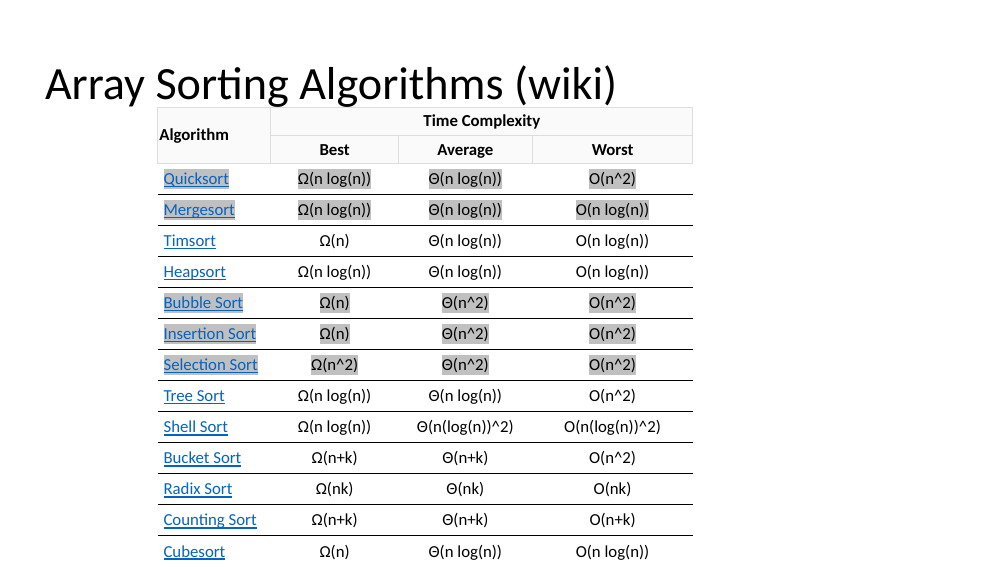
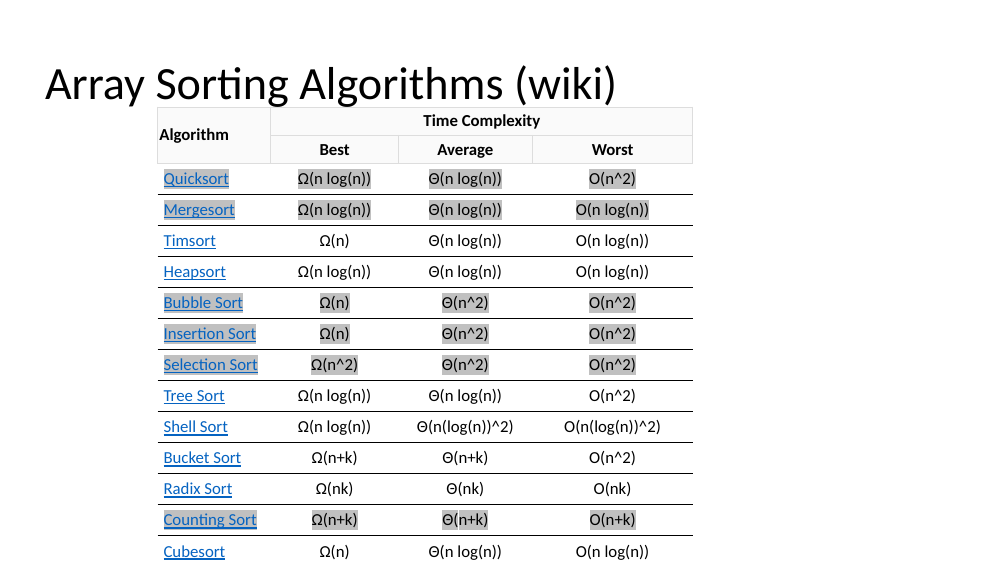
Before and after one commit to ucsd-cse12-w21/ucsd-cse12-w21.github.io, a slide deck: slide 12 of lectures/lecture-14/B00-live-Cao/Lecture 14 - Lecture.pptx. Drawn at 1008x567 pixels with LibreOffice and Linux fonts; fonts in the diff are those of the drawing. Boxes give left, top, right and bottom in pixels: in the first picture for what was removed or moved away, otherwise in the second. Text is boxed around its words. In the diff, an @@ line names an element or a change of style, - is before the commit and + after.

```diff
--- a/lectures/lecture-14/B00-live-Cao/Lecture 14 - Lecture.pptx
+++ b/lectures/lecture-14/B00-live-Cao/Lecture 14 - Lecture.pptx
@@ table at (x1=157, y1=107, x2=692, y2=566) @@
@@ highlight none to #C0C0C0 in "Counting Sort", "Ω(n+k)", "Θ(n+k)", "O(n+k)" @@
```
Also in this commit, not shown: 7 other slides changed, 1 other file.
